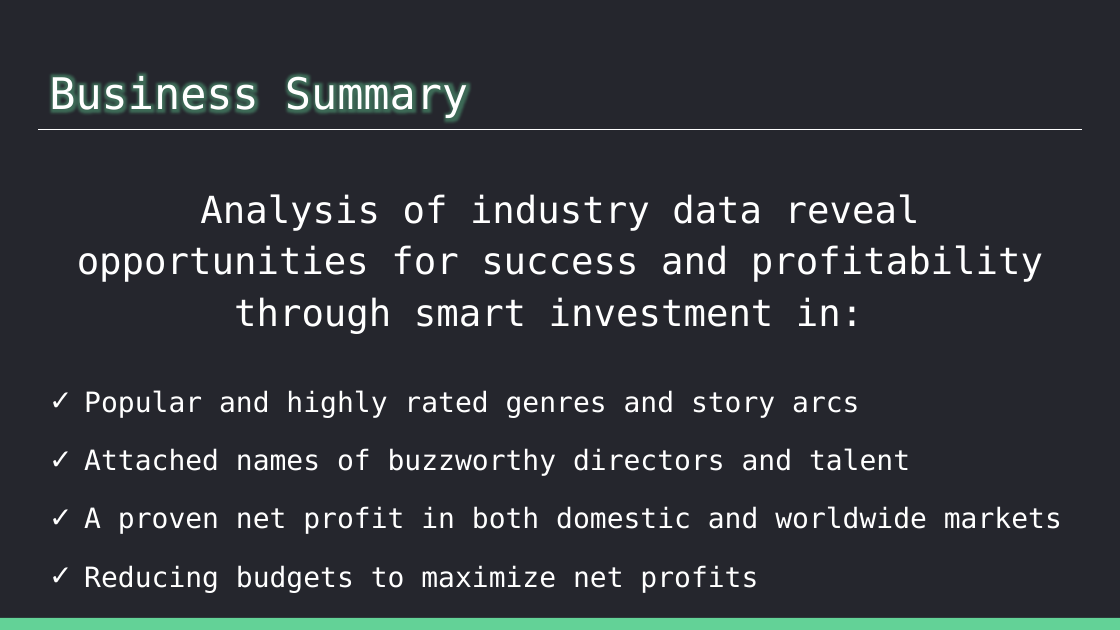
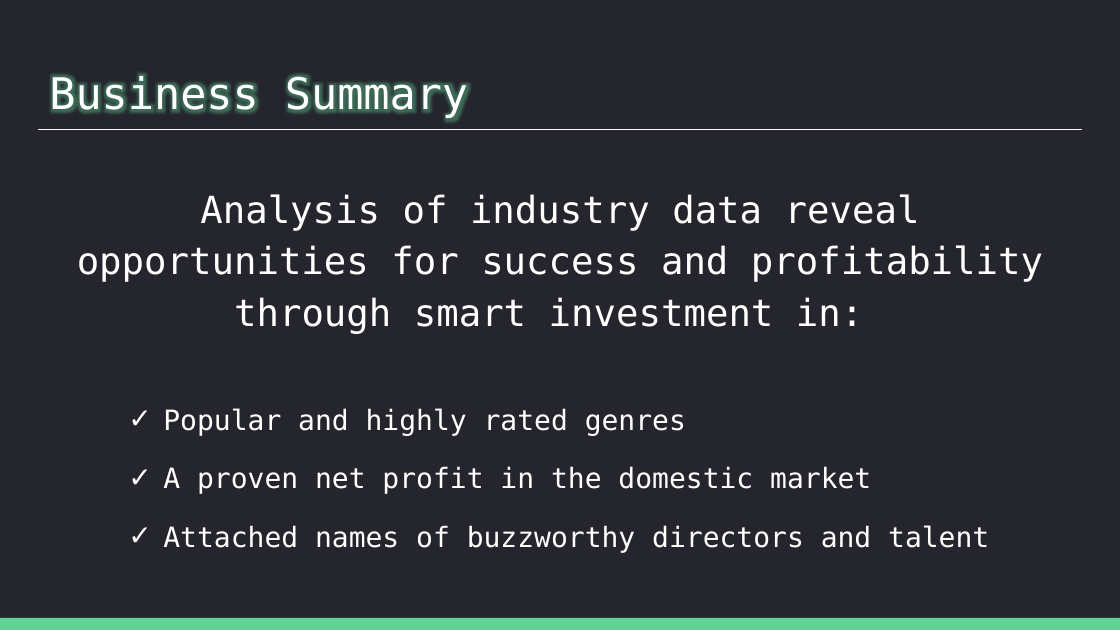
Before and after one commit to patrick-anastasio/Flatiron_DSC-Phase1_Project, a slide deck: slide 2 of Slide Deck.pptx. Drawn at 1120x630 pixels with LibreOffice and Linux fonts; fonts in the diff are those of the drawing. Boxes give left, top, right and bottom in pixels: in the first picture for what was removed or moved away, otherwise in the second. Text is boxed around its words. In the diff, an @@ line names an element or a change of style, - is before the commit and + after.

```diff
--- a/Slide Deck.pptx
+++ b/Slide Deck.pptx
@@ text "Popular and highly rated genres": place and size @@
-text "Popular and highly rated genres" at [84,390,1062,593]
+text "Popular and highly rated genres" at [163,408,989,553]
@@ text at [163,408,871,494]: text changed @@
-✓ Popular and highly rated genres and story arcs
+✓ Popular and highly rated genres
+✓ A proven net profit in the domestic market
@@ text at [84,506,1062,593]: paragraphs removed @@
-✓ A proven net profit in both domestic and worldwide markets
-✓ Reducing budgets to maximize net profits
```
Also in this commit, not shown: 3 other slides changed, 8 slides added, 3 slides removed, 11 other files.
